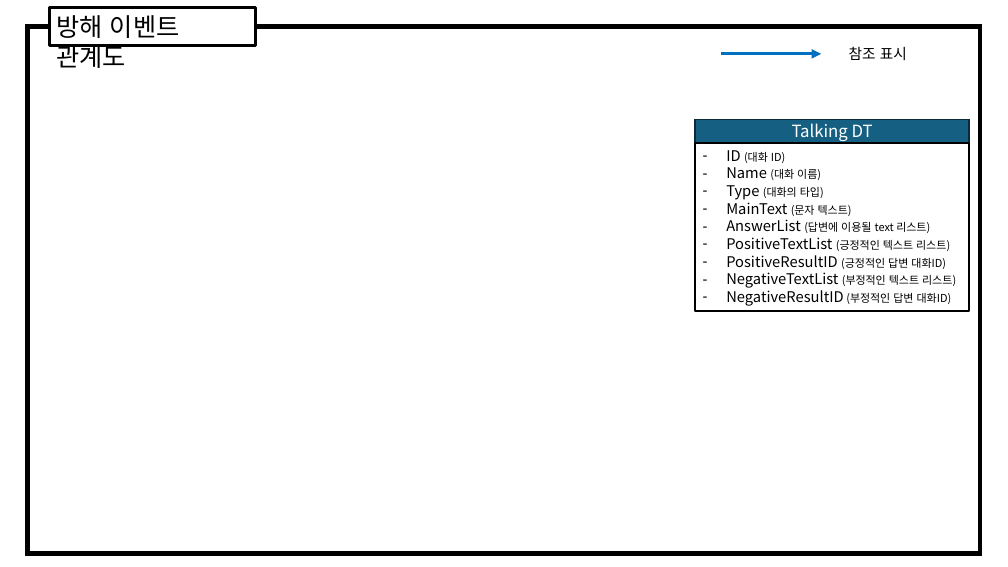
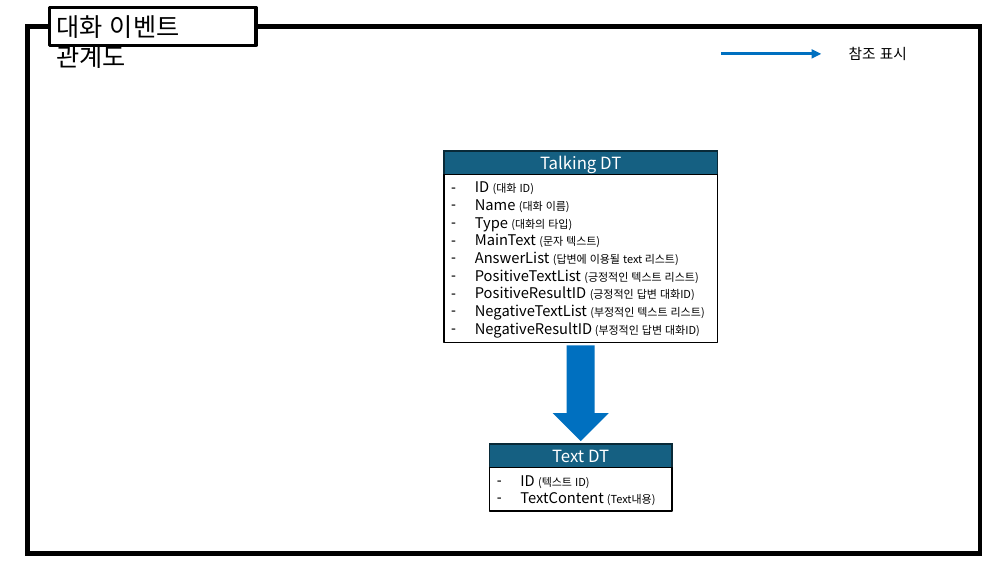
Before and after one commit to weariness00/Mandle_10Minute_Game, a slide deck: slide 6 of document/데이터테이블 문서.pptx. Drawn at 1008x567 pixels with LibreOffice and Linux fonts; fonts in the diff are those of the drawing. Boxes give left, top, right and bottom in pixels: in the first picture for what was removed or moved away, otherwise in the second. Text is boxed around its words. In the diff, an @@ line names an element or a change of style, - is before the commit and + after.

```diff
--- a/document/데이터테이블 문서.pptx
+++ b/document/데이터테이블 문서.pptx
@@ text in rectangle at (57,15,180,68): text changed @@
-방해 이벤트 관계도
+대화 이벤트 관계도
@@ rectangle "ID (대화 ID)": place and size @@
-rectangle "ID (대화 ID)" at (696,143,969,311)
+rectangle "ID (대화 ID)" at (444,175,718,343)
@@ rectangle "Talking DT": place and size @@
-rectangle "Talking DT" at (696,119,969,143)
+rectangle "Talking DT" at (444,151,718,175)
@@ down arrow added at (553,346,609,442), fill #0070C0 @@
@@ rectangle added at (489,444,672,467), fill #156082, outline #092A39 1.5 pt, 16 pt, text #FFFFFF @@
+Text DT
@@ rectangle added at (489,468,672,511), outline #000000 1.5 pt, 10.5 pt, text #000000 @@
+– ID (텍스트 ID)
+– TextContent (Text내용)
```
Also in this commit, not shown: 2 other files.
